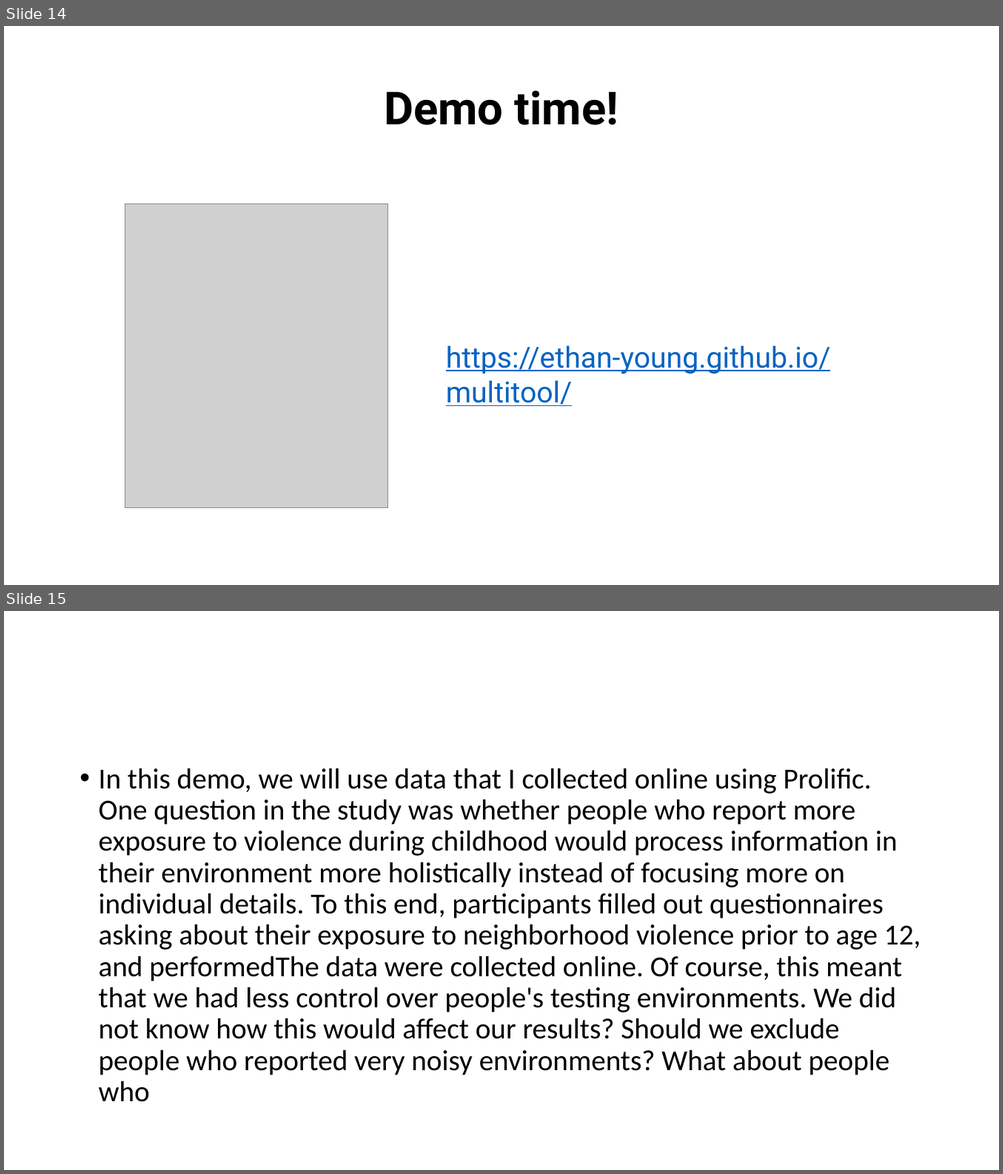
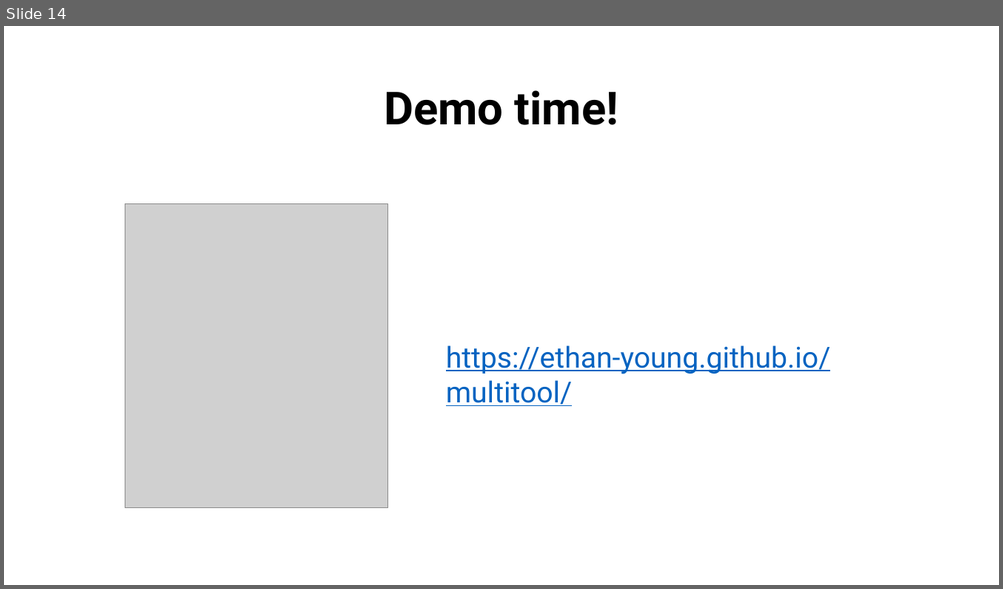
Before and after one commit to StefanVermeent/multiverse-workshop, a slide deck: Stanford_march_2024/intro-to-multiverse.pptx. Shown one above the other, each under a label of ours: slides 14 and 15 before the commit, slide 14 after it. The pictures are 1003x1174 and 1003x589 pixels, drawn with LibreOffice and Linux fonts; fonts in the diff are those of the drawing; grey boxes stand for pictures. Boxes give left, top, right and bottom in pixels: in the first picture for what was removed or moved away, otherwise in the second. Text is boxed around its words. In the diff, an @@ line names an element or a change of style, - is before the commit and + after.

```diff
--- a/Stanford_march_2024/intro-to-multiverse.pptx
+++ b/Stanford_march_2024/intro-to-multiverse.pptx
@@ slide 15 removed at (4, 611, 999, 1170), background #FFFFFF @@
@@ text removed at (99, 768, 920, 1102) @@
-• In this demo, we will use data that I collected online using Prolific. One question in the study was whether people who report more exposure to violence during childhood would process information in their environment more holistically instead of focusing more on individual details. To this end, participants filled out questionnaires asking about their exposure to neighborhood violence prior to age 12, and performedThe data were collected online. Of course, this meant that we had less control over people's testing environments. We did not know how this would affect our results? Should we exclude people who reported very noisy environments? What about people who
```
Also in this commit, not shown: 2 slides changed, 4 slides added, 2 other files.
